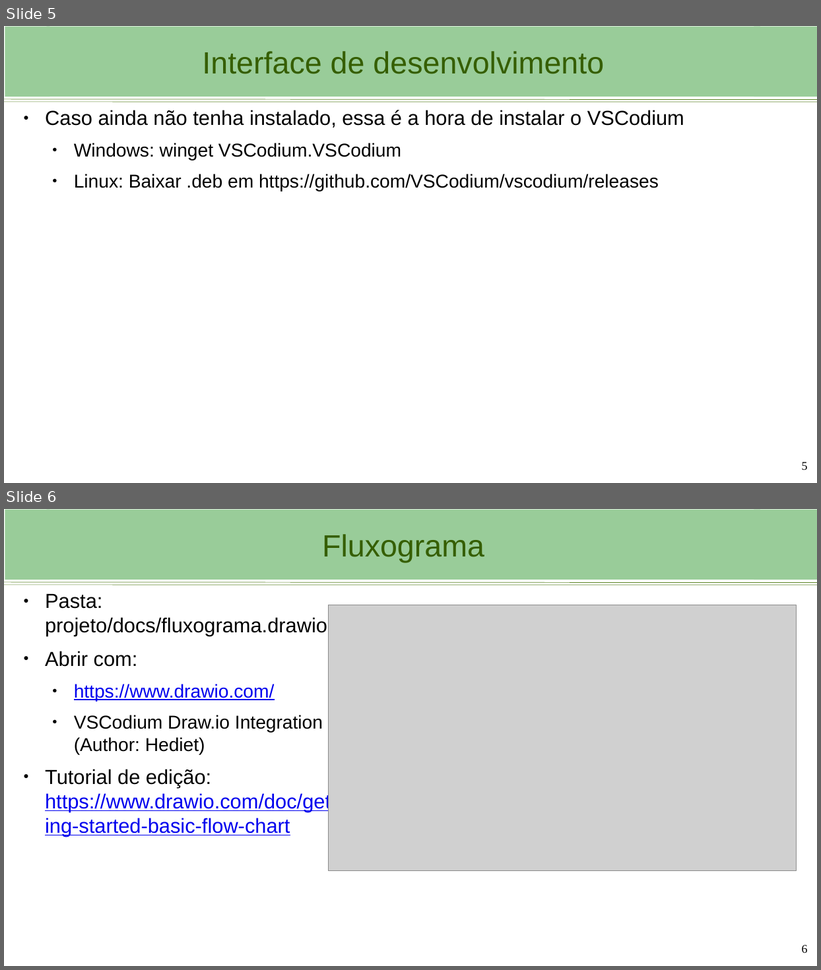
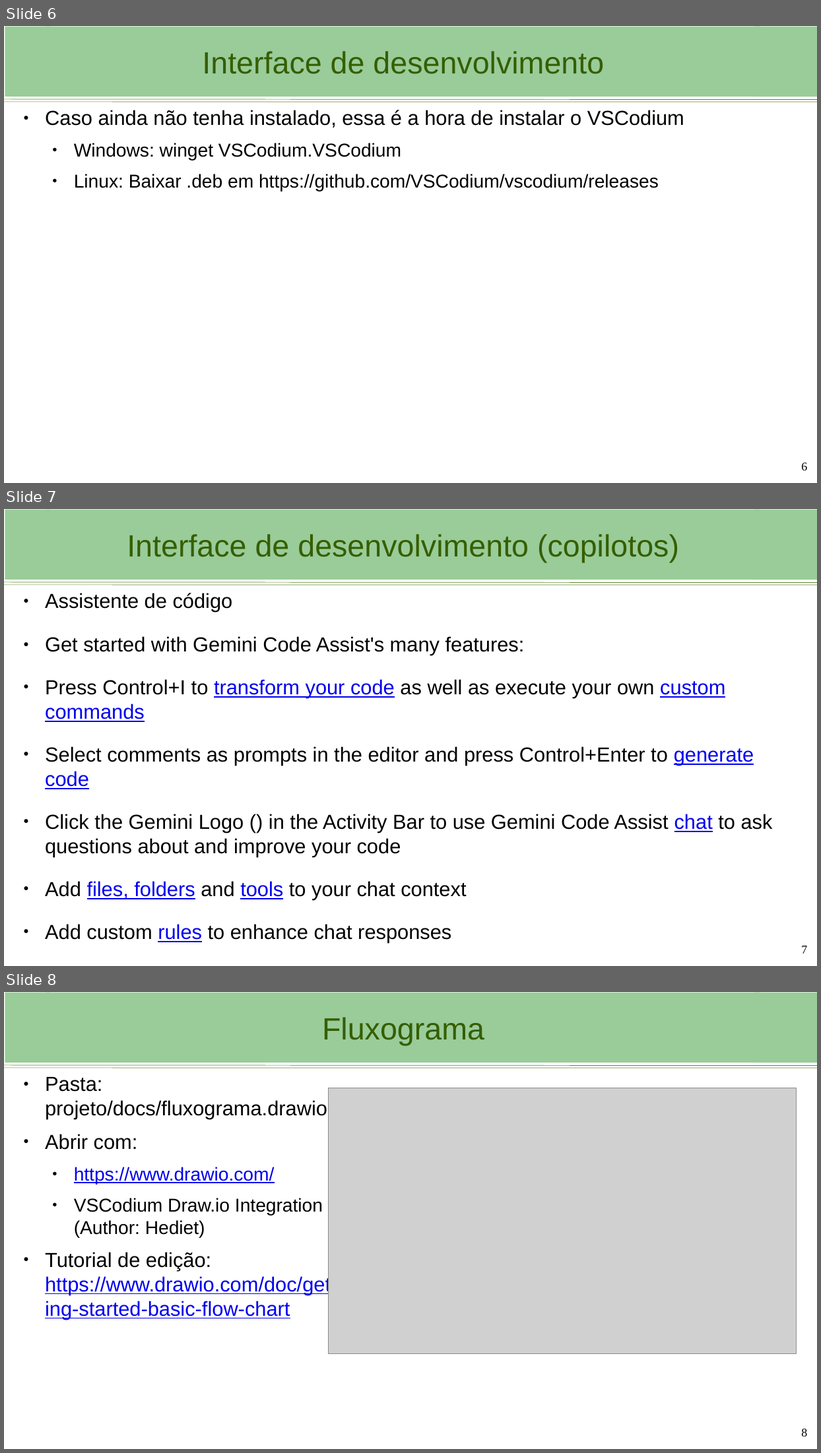
Before and after one commit to mauriciodev/progcart, a slide deck: aulas/Aula_1_Ambiente_de_desenvolvimento.pptx. Shown one above the other, each under a label of ours: slides 5 and 6 before the commit, slides 6, 7 and 8 after it. The pictures are 821x970 and 821x1453 pixels, drawn with LibreOffice and Linux fonts; fonts in the diff are those of the drawing; grey boxes stand for pictures; background and template pictures are left out. Boxes give left, top, right and bottom in pixels: in the first picture for what was removed or moved away, otherwise in the second. Text is boxed around its words. In the diff, an @@ line names an element or a change of style, - is before the commit and + after.

```diff
--- a/aulas/Aula_1_Ambiente_de_desenvolvimento.pptx
+++ b/aulas/Aula_1_Ambiente_de_desenvolvimento.pptx
@@ slide 7 added at (4,509,817,966), background #FFFFFF; not listed: 4 template elements that a slide beside it also shows @@
@@ title added at (47,510,760,580), fill #99CC99, 36.3 pt, text #355E00 @@
+Interface de desenvolvimento (copilotos)
@@ text added at (45,593,773,943), 24 pt, text #000000 @@
+● Assistente de código
+● Get started with Gemini Code Assist's many features:
+● Press Control+I to transform your code as well as execute your own custom commands
+● Select comments as prompts in the editor and press Control+Enter to generate code
+● Click the Gemini Logo () in the Activity Bar to use Gemini Code Assist chat to ask questions about and improve your code
+● Add files, folders and tools to your chat context
+● Add custom rules to enhance chat responses
+● Review the latest Code Assist feature releases
@@ page number added at (801,946,807,954), 14 pt, text #000000 @@
+7
@@ what was slide 5 is now slide 6 @@
@@ page number at (801,463,807,471): text changed @@
-5
+6
@@ what was slide 6 is now slide 8 @@
@@ page number at (801,1429,807,1437): text changed @@
-6
+8
```
Also in this commit, not shown: 2 slides changed, 2 other slides added.
